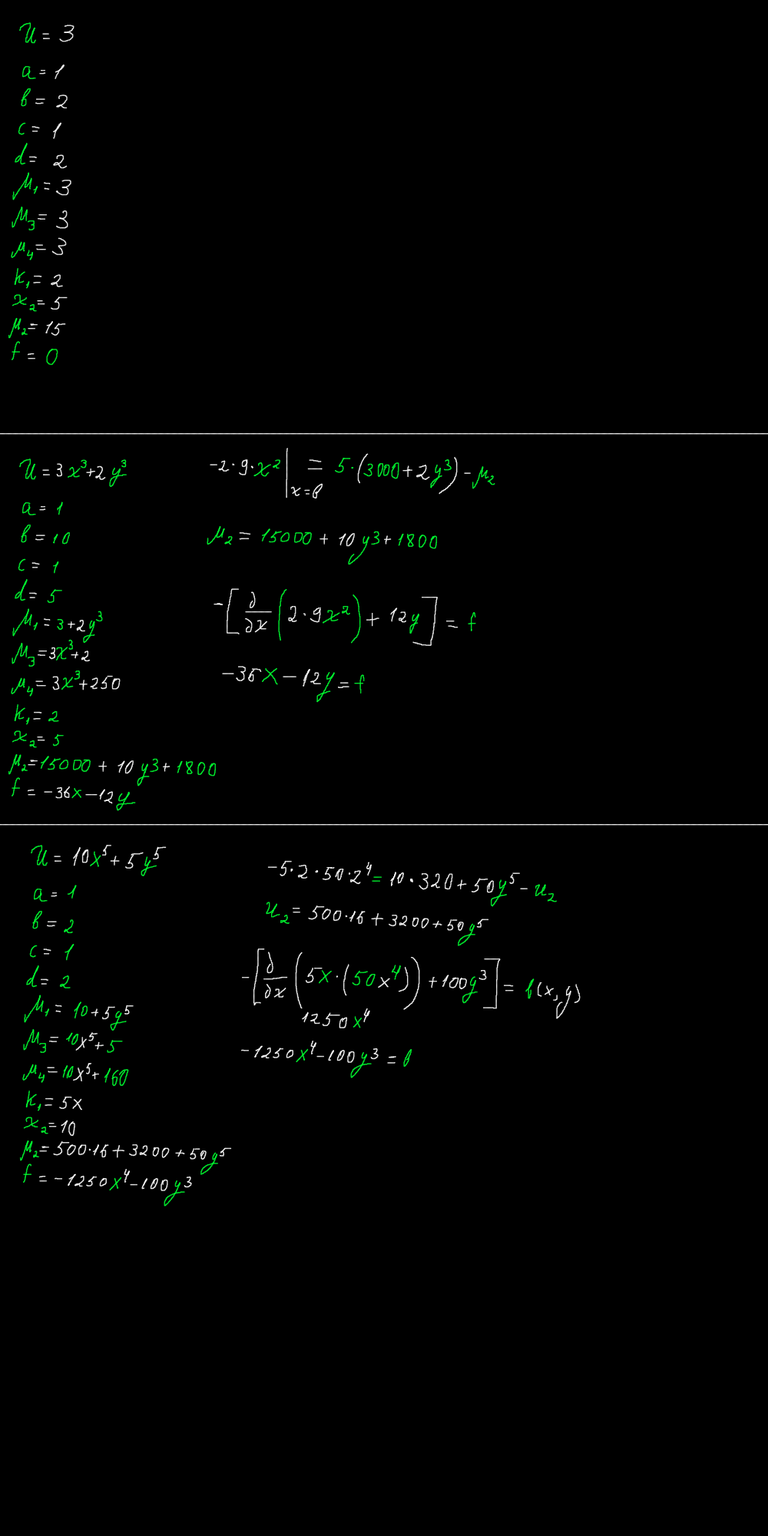
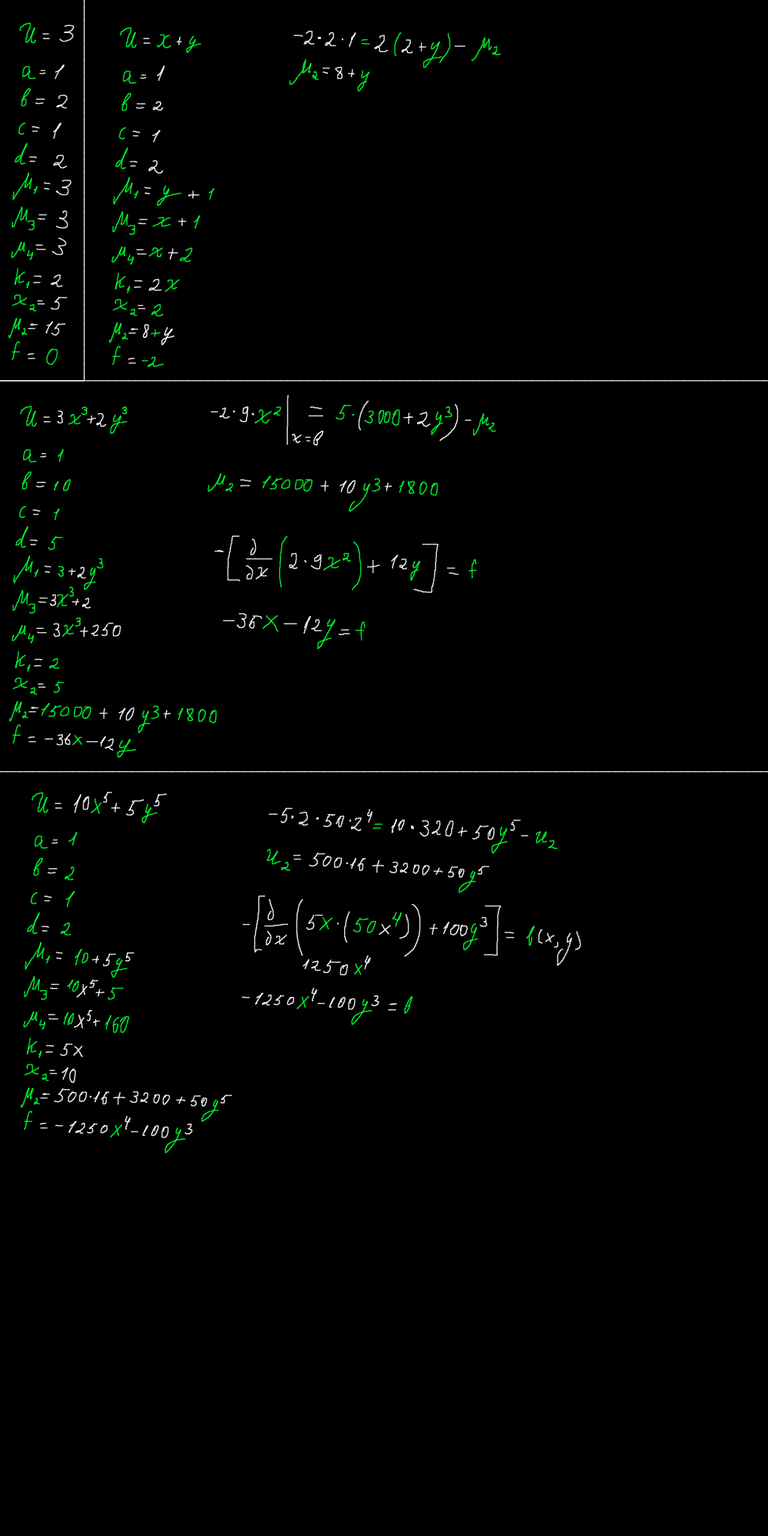
Layer changes from the first (768, 1536) image to the second:
painted on "Paint Layer 1" over [0, 0, 768, 1207]
